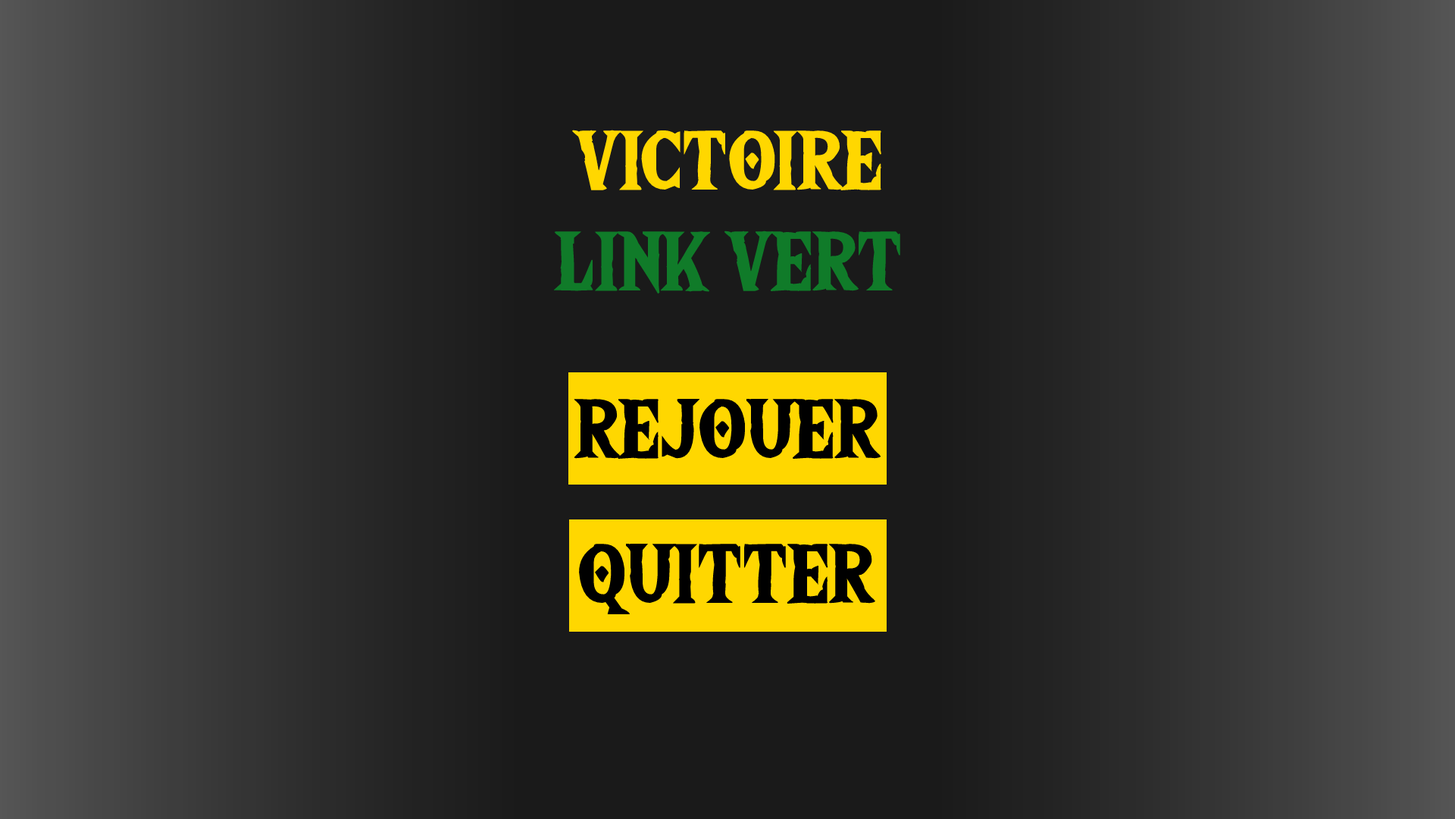
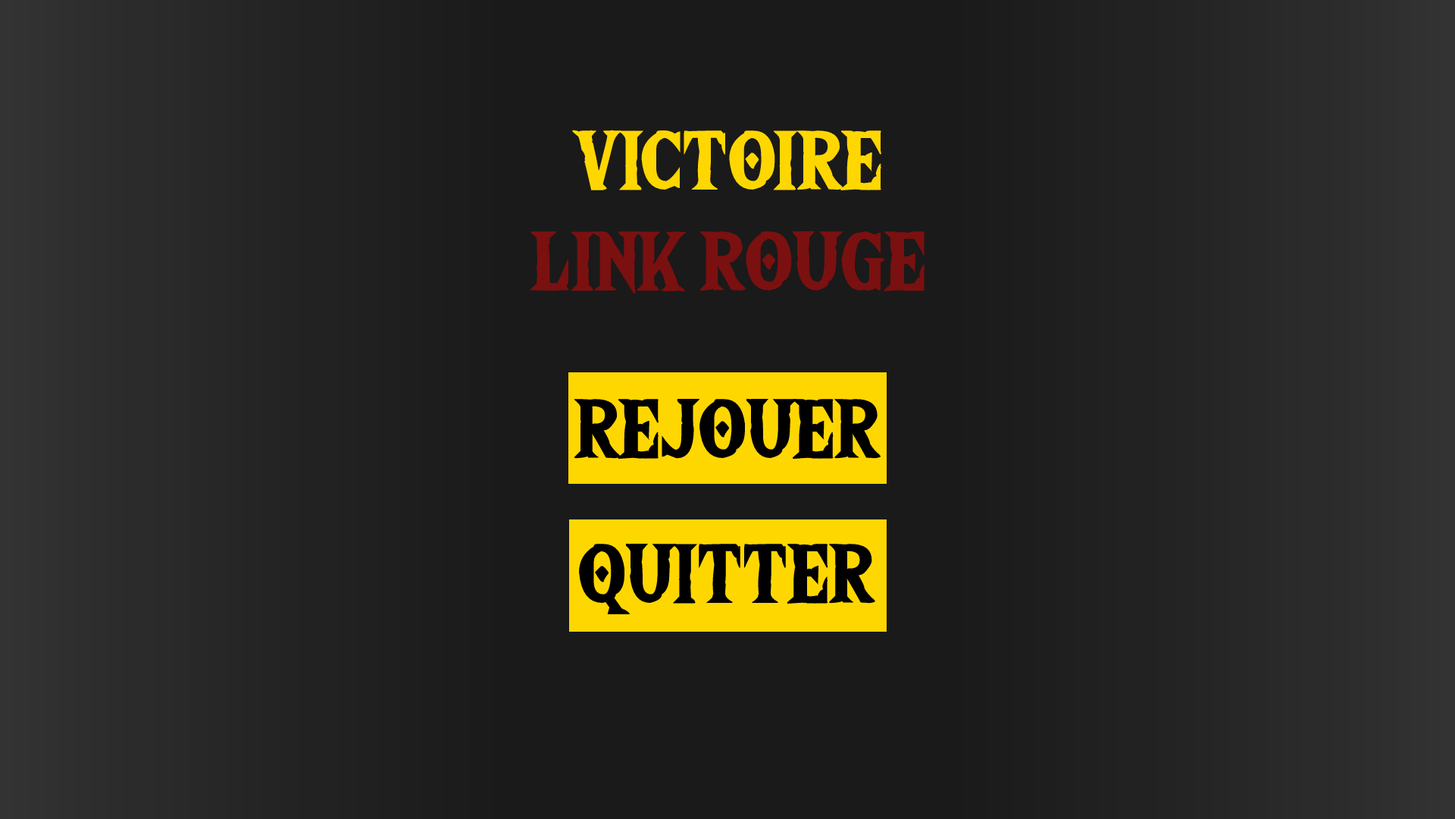
Revision of a layered 1455 x 819 image; what changed, layer by layer:
renamed "VICTOIRE LINK VERT" to "VICTOIRE LINK ROUGE", painted on it over (529, 230, 925, 295)
